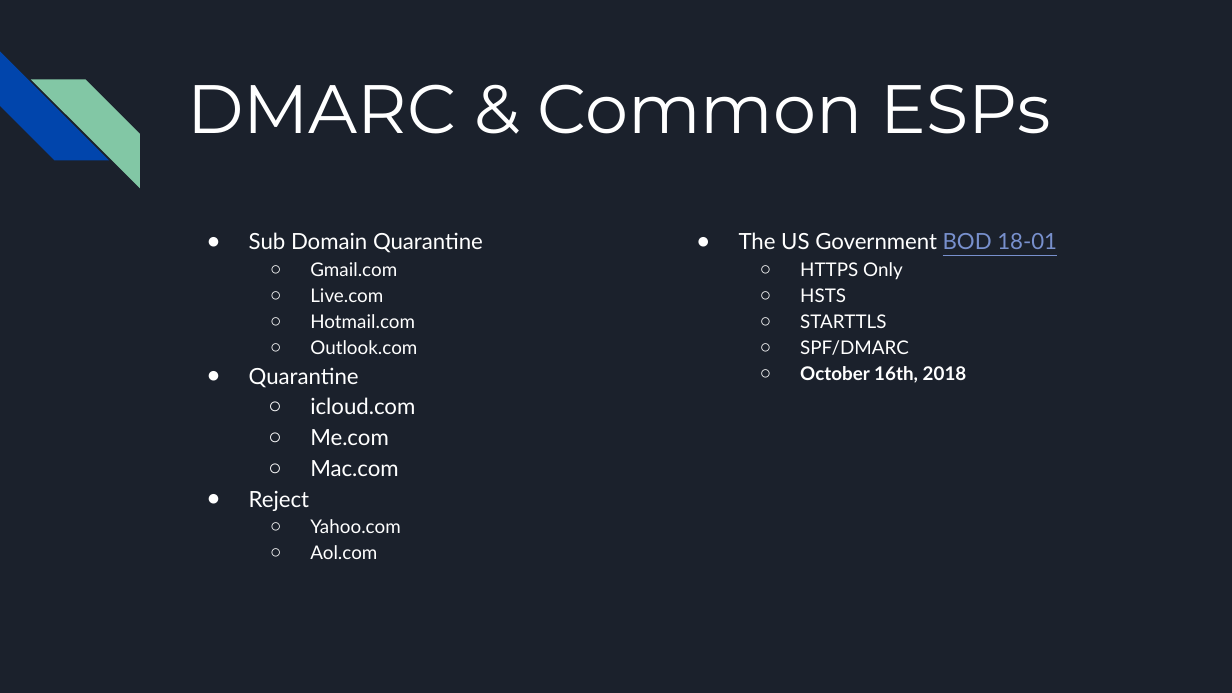
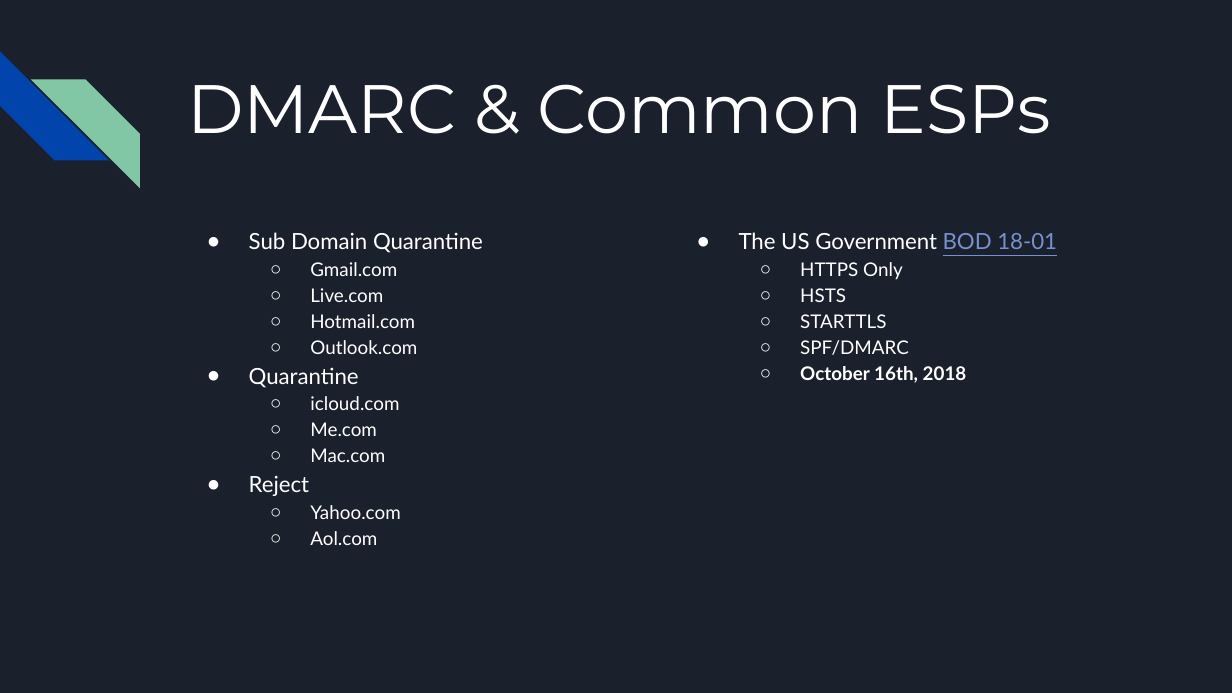
Before and after one commit to wesleykirkland/PowerShell-Email-Security, a slide deck: slide 12 of Presentation/Email Security.pptx (slide 9 before the commit). Drawn at 1232x693 pixels with LibreOffice and Linux fonts; fonts in the diff are those of the drawing. Boxes give left, top, right and bottom in pixels: in the first picture for what was removed or moved away, otherwise in the second. Text is boxed around its words. In the diff, an @@ line names an element or a change of style, - is before the commit and + after.

```diff
--- a/Presentation/Email Security.pptx
+++ b/Presentation/Email Security.pptx
@@ text at (310, 396, 399, 462): size 13 to 11 pt in "icloud.com", "Me.com", "Mac.com"; indent changed @@
```
Also in this commit, not shown: 10 other slides changed, 4 slides added.
